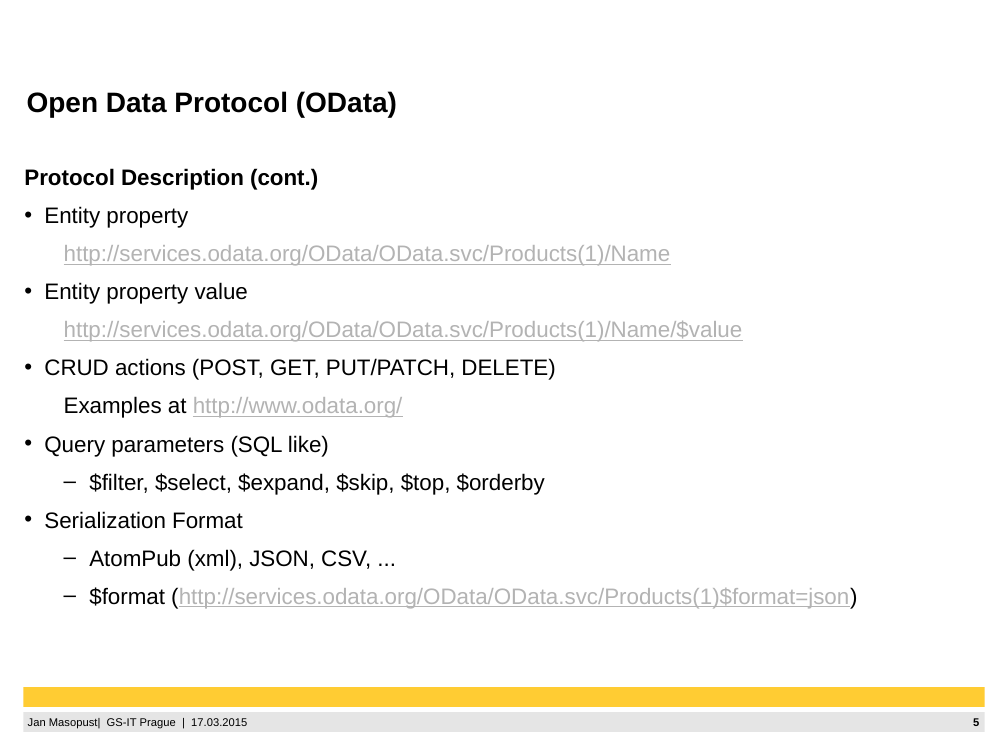
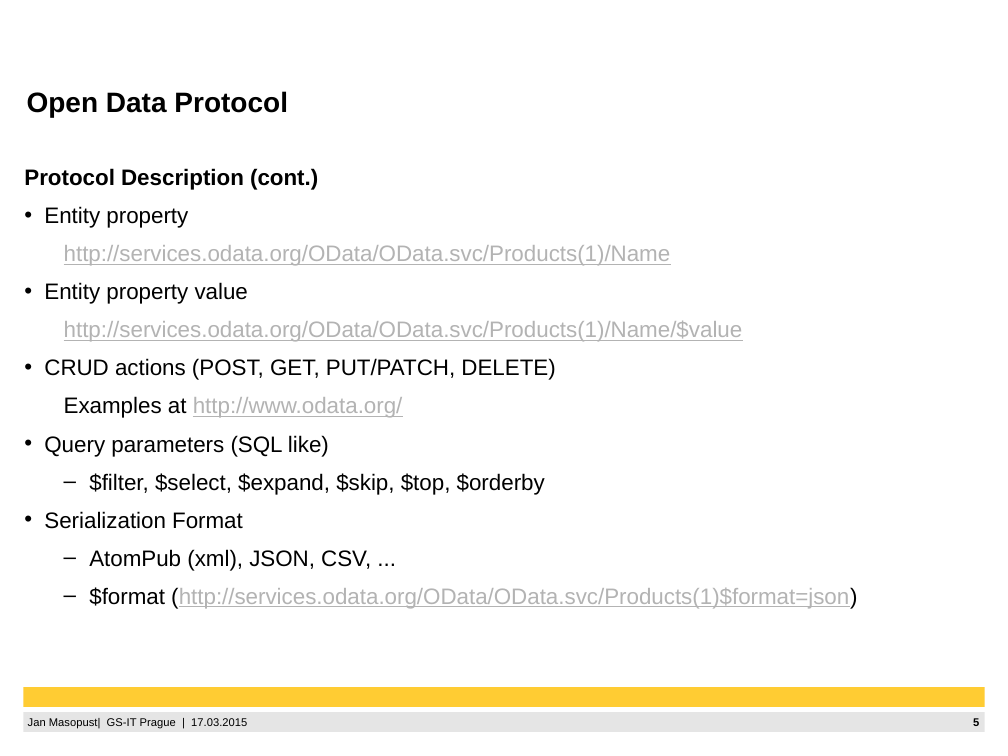
Before and after one commit to janmas/CobaSportsDemo, a slide deck: slide 5 of OData.pptx. Drawn at 1008x756 pixels with LibreOffice and Linux fonts; fonts in the diff are those of the drawing; background and template pictures are left out. Boxes give left, top, right and bottom in pixels: in the first picture for what was removed or moved away, otherwise in the second. Text is boxed around its words. In the diff, an @@ line names an element or a change of style, - is before the commit and + after.

```diff
--- a/OData.pptx
+++ b/OData.pptx
@@ title at <box>27,91,288,117</box>: text changed @@
-Open Data Protocol (OData)
+Open Data Protocol
```
Also in this commit, not shown: 4 other slides changed, 3 slides added.
